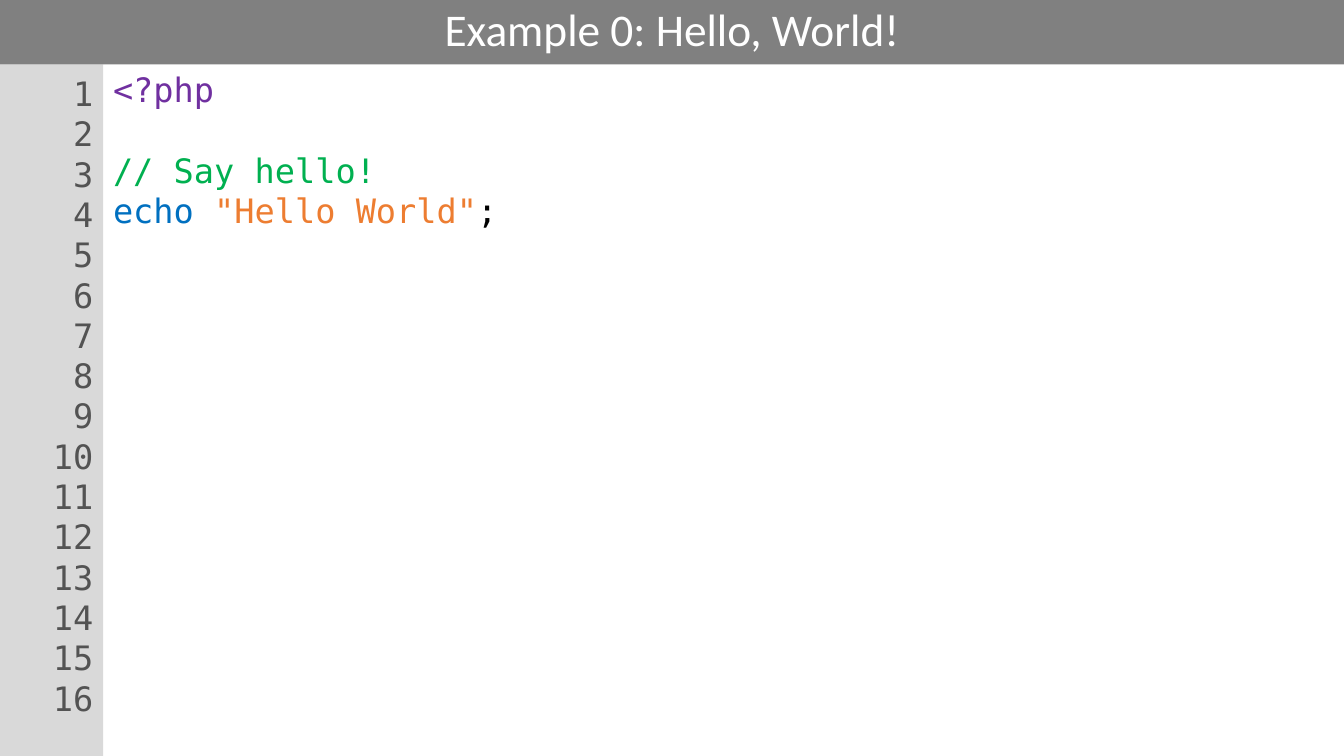
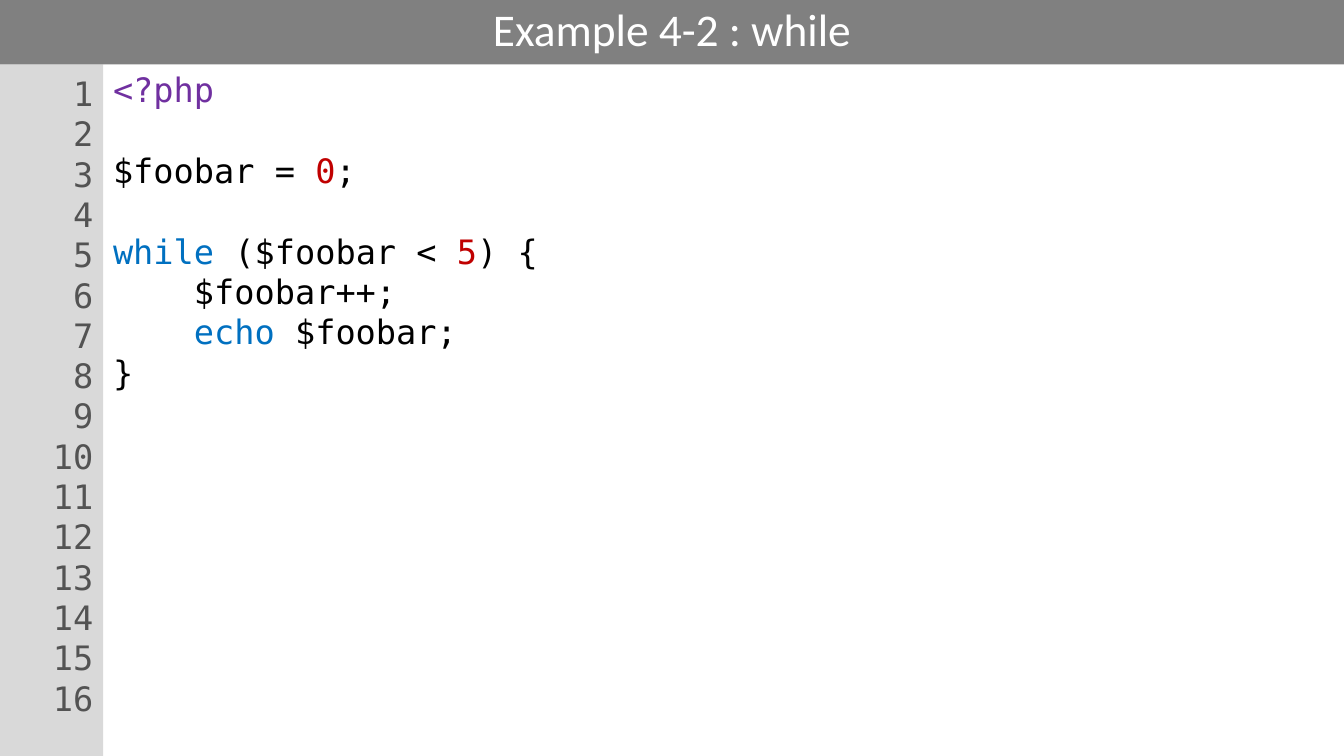
Before and after one commit to PHPEmbark/curriculum, a slide deck: slide 35 of course/1 - Basic Programming/Basic Programming.pptx (slide 5 before the commit). Drawn at 1344x756 pixels with LibreOffice and Linux fonts; fonts in the diff are those of the drawing. Boxes give left, top, right and bottom in pixels: in the first picture for what was removed or moved away, otherwise in the second. Text is boxed around its words. In the diff, an @@ line names an element or a change of style, - is before the commit and + after.

```diff
--- a/course/1 - Basic Programming/Basic Programming.pptx
+++ b/course/1 - Basic Programming/Basic Programming.pptx
@@ title at (x1=493, y1=14, x2=851, y2=53): text changed @@
-Example 0: Hello, World!
+Example 4-2 : while
@@ text at (x1=113, y1=157, x2=497, y2=349): text changed; text colour #ED7D31 to #000000 @@
-// Say hello!
-echo "Hello World";
+$foobar = 0;
+while ($foobar < 5) {
+$foobar++;
+echo $foobar;
+}
```
Also in this commit, not shown: 7 other slides changed, 20 slides added, 3 slides removed.
